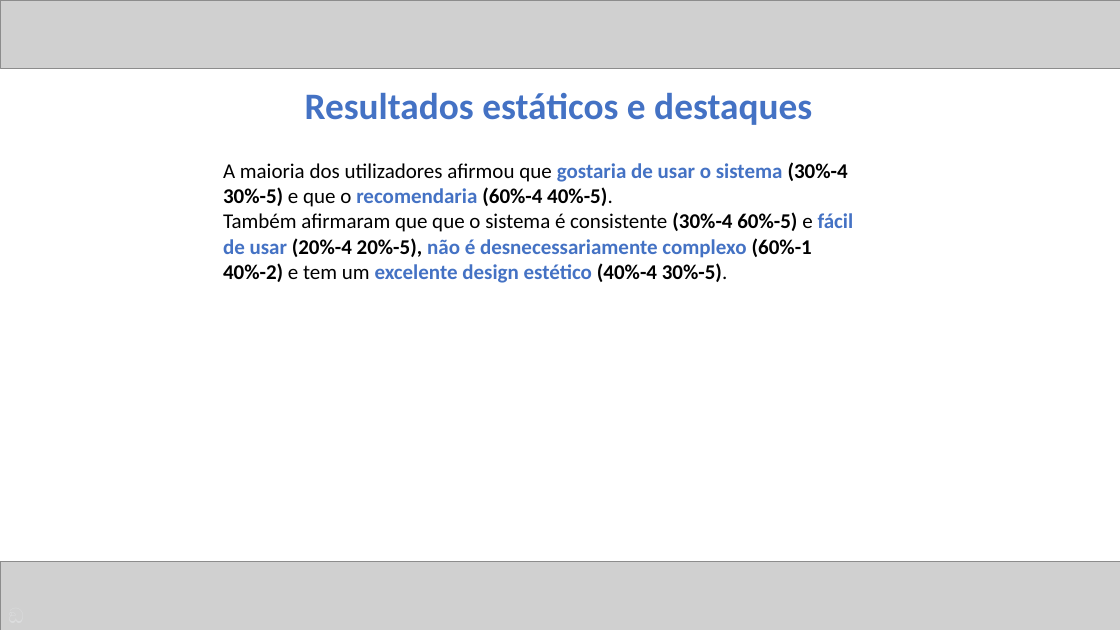
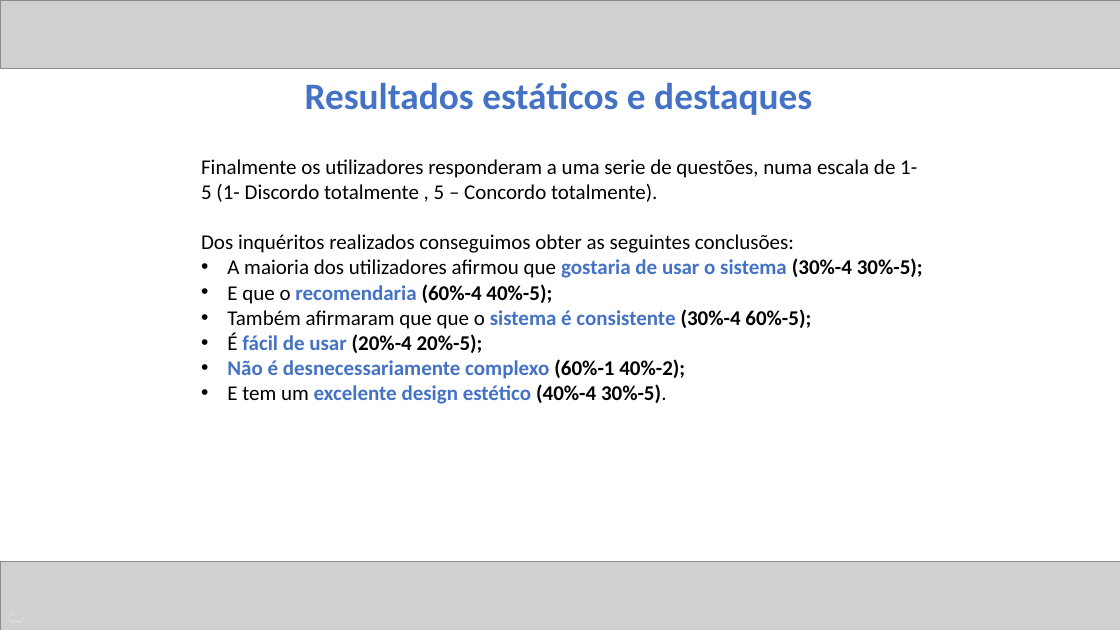
Before and after one commit to ICWeiner/FEUP-IPC, a slide deck: slide 12 of phase3/ipc-phase3-presentation-T07-G3-FEUPeca.pptx. Drawn at 1120x630 pixels with LibreOffice and Linux fonts; fonts in the diff are those of the drawing; grey boxes stand for pictures. Boxes give left, top, right and bottom in pixels: in the first picture for what was removed or moved away, otherwise in the second. Text is boxed around its words. In the diff, an @@ line names an element or a change of style, - is before the commit and + after.

```diff
--- a/phase3/ipc-phase3-presentation-T07-G3-FEUPeca.pptx
+++ b/phase3/ipc-phase3-presentation-T07-G3-FEUPeca.pptx
@@ text "Resultados estáticos e destaques" moved from (x1=305, y1=93, x2=812, y2=125) to (x1=305, y1=83, x2=812, y2=115) @@
@@ text at (x1=201, y1=159, x2=923, y2=404): text changed; bold off @@
-A maioria dos utilizadores afirmou que gostaria de usar o sistema (30%-4 30%-5) e que o recomendaria (60%-4 40%-5).
-Também afirmaram que que o sistema é consistente (30%-4 60%-5) e fácil de usar (20%-4 20%-5), não é desnecessariamente complexo (60%-1 40%-2) e tem um excelente design estético (40%-4 30%-5).
+Finalmente os utilizadores responderam a uma serie de questões, numa escala de 1-5 (1- Discordo totalmente , 5 – Concordo totalmente).
+Dos inquéritos realizados conseguimos obter as seguintes conclusões:
+• A maioria dos utilizadores afirmou que gostaria de usar o sistema (30%-4 30%-5);
+• E que o recomendaria (60%-4 40%-5);
+• Também afirmaram que que o sistema é consistente (30%-4 60%-5);
+• É fácil de usar (20%-4 20%-5);
+• Não é desnecessariamente complexo (60%-1 40%-2);
+• E tem um excelente design estético (40%-4 30%-5).
```
Also in this commit, not shown: 7 other slides changed.
